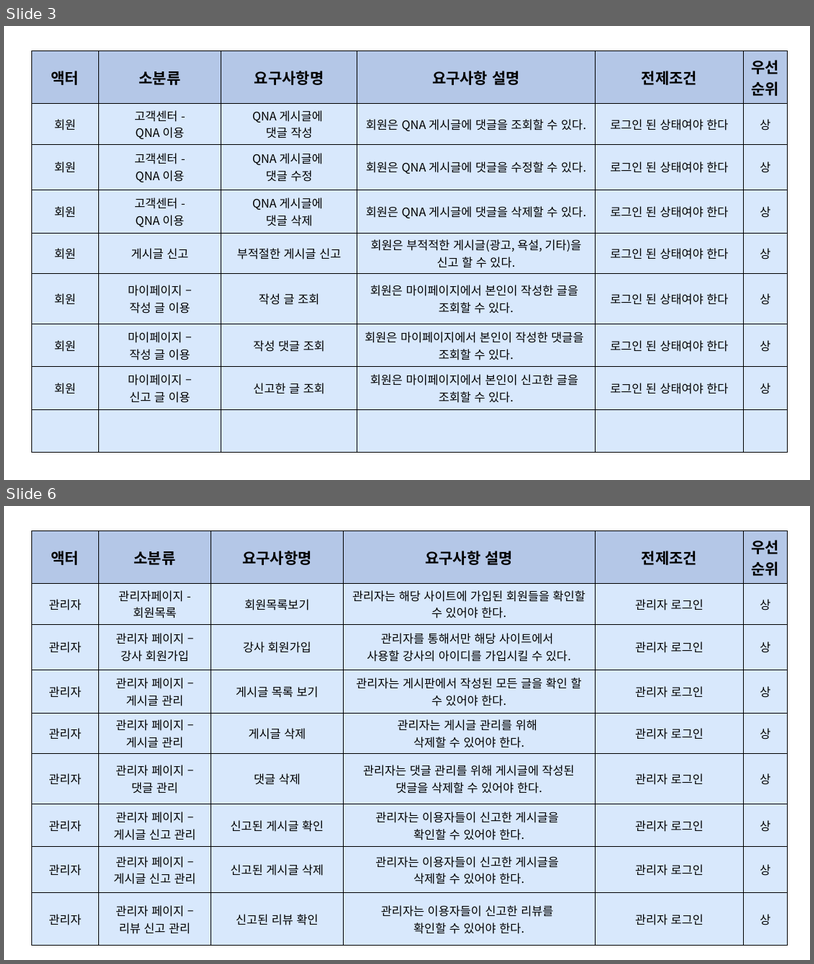
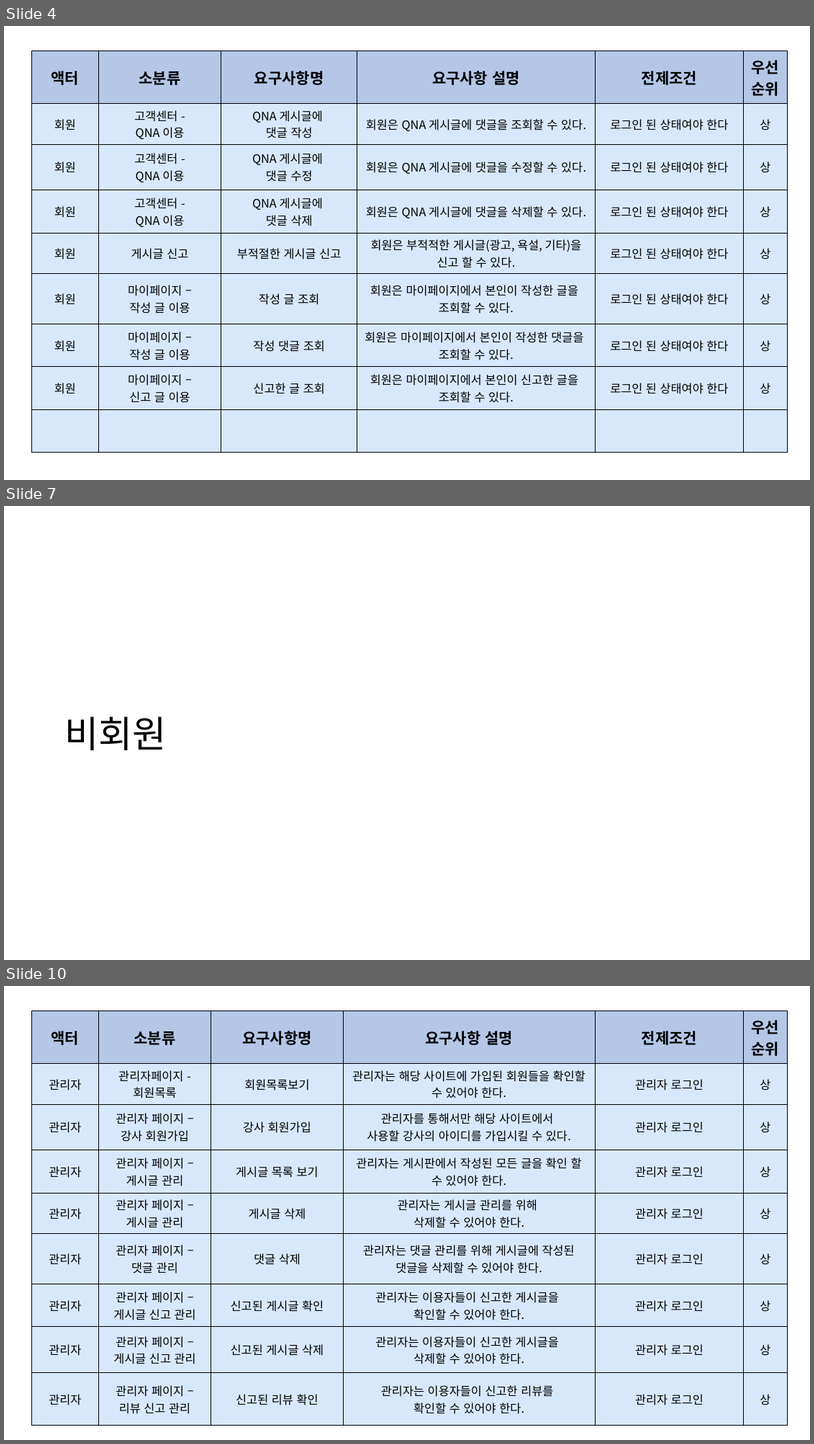
Before and after one commit to sedoll/team_pro4, a slide deck: output/요구사항_정의서/요구사항_정의서.pptx. Shown one above the other, each under a label of ours: slides 3 and 6 before the commit, slides 4, 7 and 10 after it; the slides between them are not shown. The pictures are 814x964 and 814x1444 pixels, drawn with LibreOffice and Linux fonts; fonts in the diff are those of the drawing. Boxes give left, top, right and bottom in pixels: in the first picture for what was removed or moved away, otherwise in the second. Text is boxed around its words. In the diff, an @@ line names an element or a change of style, - is before the commit and + after.

```diff
--- a/output/요구사항_정의서/요구사항_정의서.pptx
+++ b/output/요구사항_정의서/요구사항_정의서.pptx
@@ slide 7 added at (4,506,810,960), background #FFFFFF @@
@@ title added at (64,716,167,750), 44 pt, text #000000 @@
+비회원
@@ what was slide 3 is now slide 4 @@
@@ what was slide 6 is now slide 10 @@
```
Also in this commit, not shown: 2 slides changed, 3 other slides added, 15 other files.
